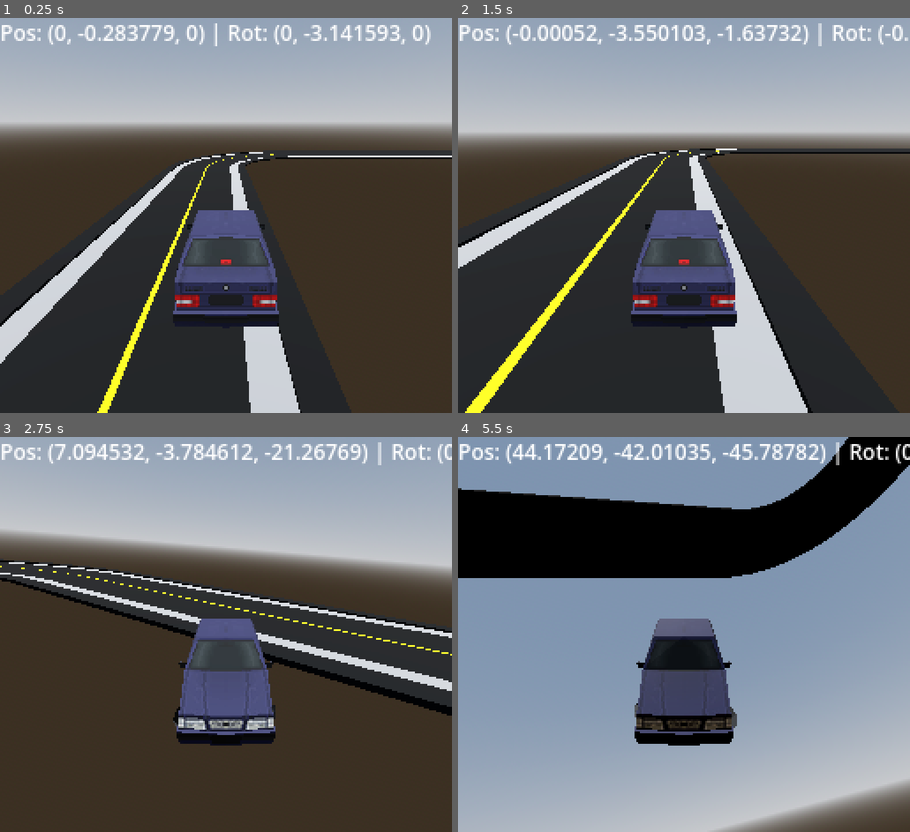
Above: before the commit, frames 1-4 (two rows, left to right).
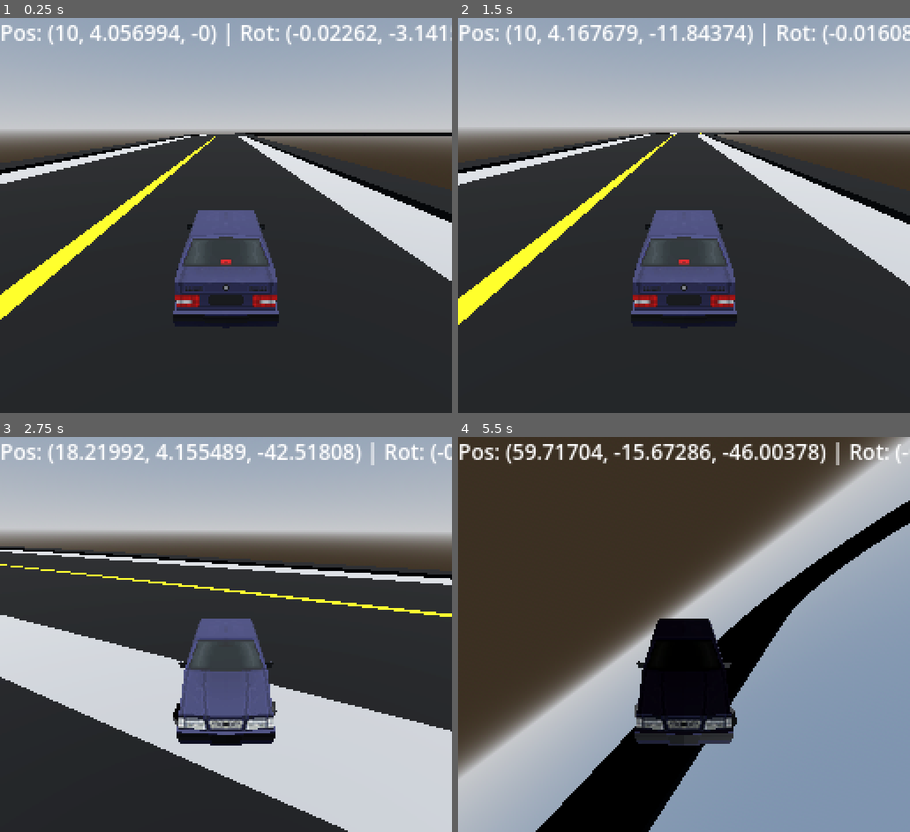
Above: after the commit, the same moments.

Repository: bstephe9/Racing-Game
Game: Godot game, scene res://main/main.tscn
The game is run twice, just before and just after one commit, with the same random seed, the same clock (stepped at 60 frames per second) and the same inputs.
Inputs:
- Up to frame 1 (0.25 s): no input
- Up to frame 2 (1.5 s): hold Shift (look_behind) 0.53-1.28 s; hold Up (move_forward) from 0.53 s (still down); tap Tab (mouse_capture) at 1.35 s
- Up to frame 3 (2.75 s): release Up (move_forward) at 2.03 s; hold Right (turn_right) from 2.03 s (still down); hold Shift (look_behind) from 2.03 s (still down)
- Up to frame 4 (5.5 s): release Right (turn_right) at 2.78 s; release Shift (look_behind) at 2.78 s; hold Up (move_forward) 2.78-5.03 s; tap Tab (mouse_capture) at 2.85, 4.35 s; hold Shift (look_behind) 3.53-4.28 s; hold Left (turn_left) from 5.03 s (still down); hold Shift (look_behind) from 5.03 s (still down)

The runs differ from the first frame. In frame 1, 20% of the frame differs, in the area x 0-100%, y 1-100%; in frame 2, 22%; in frame 3, 40%; in frame 4, 83%, in the area x 0-100%, y 0-100%.

Commit message:
refactor: Increase road scale

Diff:
--- a/level/level.tscn
+++ b/level/level.tscn
@@ -38,14 +38,14 @@
 mesh_library = ExtResource("2_wcj6g")
 physics_material = SubResource("PhysicsMaterial_8ufod")
 cell_size = Vector3(15, 15, 15)
-cell_scale = 30.0
+cell_scale = 90.0
 data = {
-"cells": PackedInt32Array(-1, 65535, 1441799, -1, 65533, 1441799, -1, 65531, 1441799, -65536, 65528, 1441794, -65529, 65527, 655367, -65531, 65527, 655367, -65533, 65527, 655367, -65526, 65528, 655362, -65525, 65535, 1048583, -65525, 65533, 1048583, -65525, 65531, 1048583, -65526, 2, 1048578, -65529, 3, 7, -65531, 3, 7, -65533, 3, 7, -65536, 2, 2)
+"cells": PackedInt32Array(0, 0, 1441799, 0, 65530, 1441799, 0, 65524, 1441799, 0, 65518, 1441799, 3, 65509, 1441794, 30, 65506, 655367, 24, 65506, 655367, 18, 65506, 655367, 12, 65506, 655367, 39, 65509, 655362, 42, 0, 1048583, 42, 65530, 1048583, 42, 65524, 1048583, 42, 65518, 1048583, 39, 9, 1048578, 30, 12, 7, 24, 12, 7, 18, 12, 7, 12, 12, 7, 3, 9, 2)
 }
-metadata/_editor_floor_ = Vector3(0, -1, 0)
+metadata/_editor_floor_ = Vector3(0, 0, 0)
 
 [node name="Vehicle" parent="." instance=ExtResource("3_8kl83")]
-transform = Transform3D(-1, 0, -8.74228e-08, 0, 1, 0, 8.74228e-08, 0, -1, 0, 0, 0)
+transform = Transform3D(-1, 0, -8.74228e-08, 0, 1, 0, 8.74228e-08, 0, -1, 10, 4, 0)
 
 [node name="Debug" type="Node" parent="."]
 
